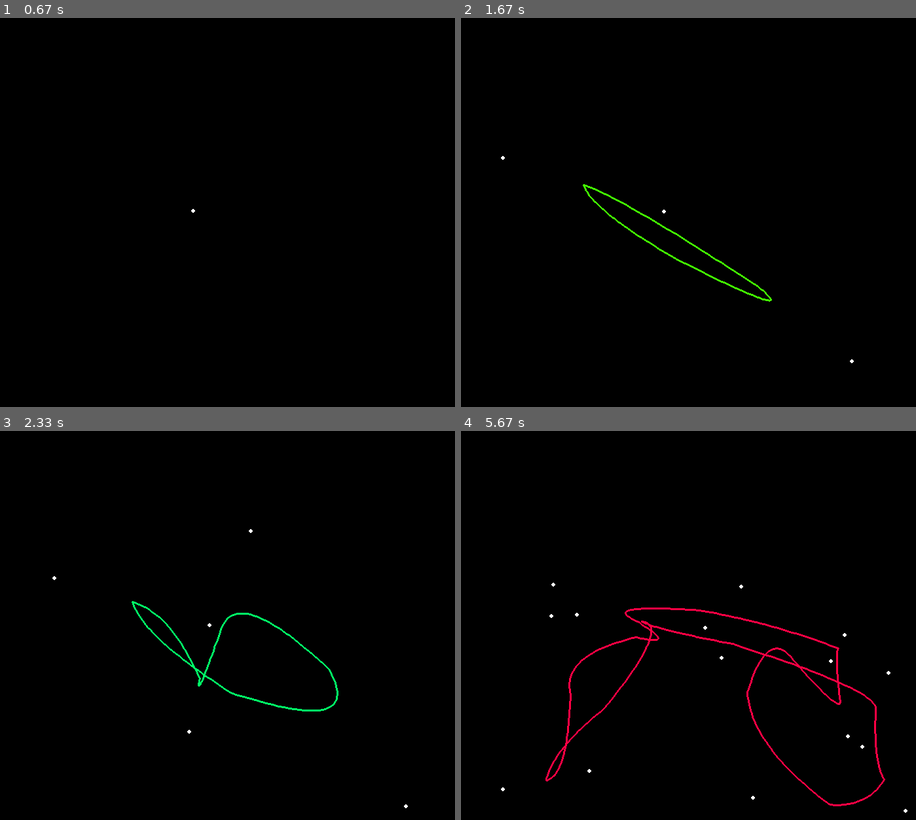
Above: before the commit, frames 1-4 (two rows, left to right).
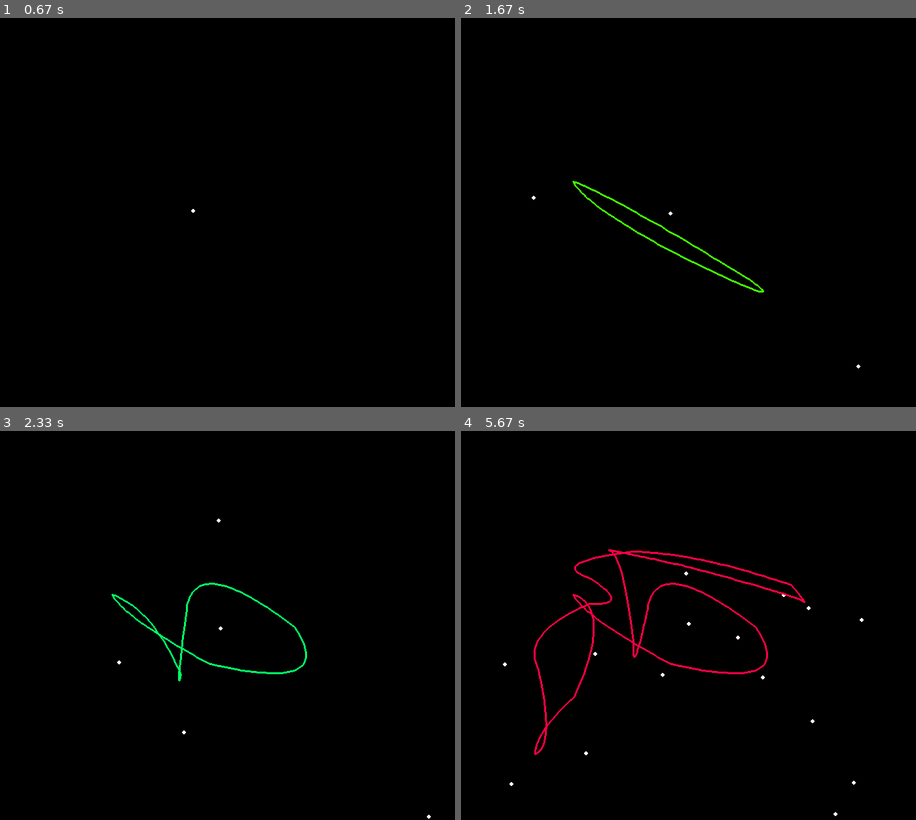
Above: after the commit, the same moments.

Repository: KonstantinSKY/python_lab
Game: pygame game, started from saver/saver.py
The game is run twice, just before and just after one commit, with the same random seed, the same clock (stepped at 60 frames per second) and the same inputs.
Inputs (mouse positions are in pixels of both pictures, inside the frame that each line leads up to):
- Up to frame 1 (0.67 s): click (191, 212) at 0.38 s
- Up to frame 2 (1.67 s): tap P at 0.67 s; click (492, 150) at 1.05 s; click (847, 348) at 1.38 s
- Up to frame 3 (2.33 s): click (204, 493) at 1.72 s; click (168, 726) at 2.05 s
- Up to frame 4 (5.67 s): click (638, 555) at 2.38 s; click (579, 543) at 2.72 s; click (793, 590) at 3.05 s; click (815, 613) at 3.38 s; click (765, 555) at 3.72 s; click (501, 547) at 4.05 s; click (679, 609) at 4.38 s; click (501, 598) at 4.72 s; click (574, 738) at 5.05 s; click (492, 769) at 5.38 s

Frame 1 is identical in both runs. In frame 2, 0.7% of the frame differs, in the area x 8-88%, y 35-91%; in frame 3, 1.1%; in frame 4, 2.9%, in the area x 8-99%, y 30-99%.

Commit message:
create class Vec2d

Diff:
--- /dev/null
+++ b/saver/pygame_check.py
@@ -0,0 +1,13 @@
+import pygame
+import random
+import math
+
+SCREEN_DIM = (800, 600)
+
+
+if __name__ == "__main__":
+    pygame.init()
+    gameDisplay = pygame.display.set_mode(SCREEN_DIM)
+    pygame.display.set_caption("NewScreenSaver")
+    while True:
+        gameDisplay.fill((0, 97, 8))
--- a/saver/saver.py
+++ b/saver/saver.py
@@ -6,6 +6,40 @@
 import math
 
 SCREEN_DIM = (800, 600)
+
+
+class Vec2d:
+    points_new = []
+    diameter = 3
+    color = (255, 255, 255)
+
+    def __init__(self, point, speed):
+        self.point = point
+        self.speed = speed
+        self.x_point = point[0]
+        self.y_point = point[1]
+        self.x_speed = speed[0]
+        self.y_speed = speed[1]
+        print(self.y_point)
+        Vec2d.points_new.append(self)
+
+    def add(self):
+        self.x_point += self.x_speed
+        self.y_point += self.y_speed
+        if self.x_point > SCREEN_DIM[0] or self.x_point < 0:
+            self.x_speed *= -1
+        if self.y_point > SCREEN_DIM[1] or self.y_point < 0:
+            self.y_speed *= -1
+
+    @classmethod
+    def set_points(cls):
+        """функция перерасчета координат опорных точек"""
+        [point.add() for point in cls.points_new]
+
+    @classmethod
+    def draw_points(cls, display_obj):
+        for point in cls.points_new:
+            pygame.draw.circle(display_obj, cls.color, (int(point.x_point), int(point.y_point)), cls.diameter)
 
 
 # =======================================================================================
@@ -160,15 +194,23 @@
 
             if event.type == pygame.MOUSEBUTTONDOWN:
                 points.append(event.pos)
+                print(event.pos)
                 speeds.append((random.random() * 2, random.random() * 2))
+
+                Vec2d(event.pos, (random.random() * 2, random.random() * 2))
+                print(Vec2d.points_new)
 
         gameDisplay.fill((0, 0, 0))
         hue = (hue + 1) % 360
         color.hsla = (hue, 100, 50, 100)
-        draw_points(points)
+        # draw_points(points)
+        Vec2d.draw_points(gameDisplay)
+
         draw_points(get_knot(points, steps), "line", 3, color)
         if not pause:
-            set_points(points, speeds)
+
+            # set_points(points, speeds)  # перерисовываем точки
+            Vec2d.set_points()
         if show_help:
             draw_help()
 
